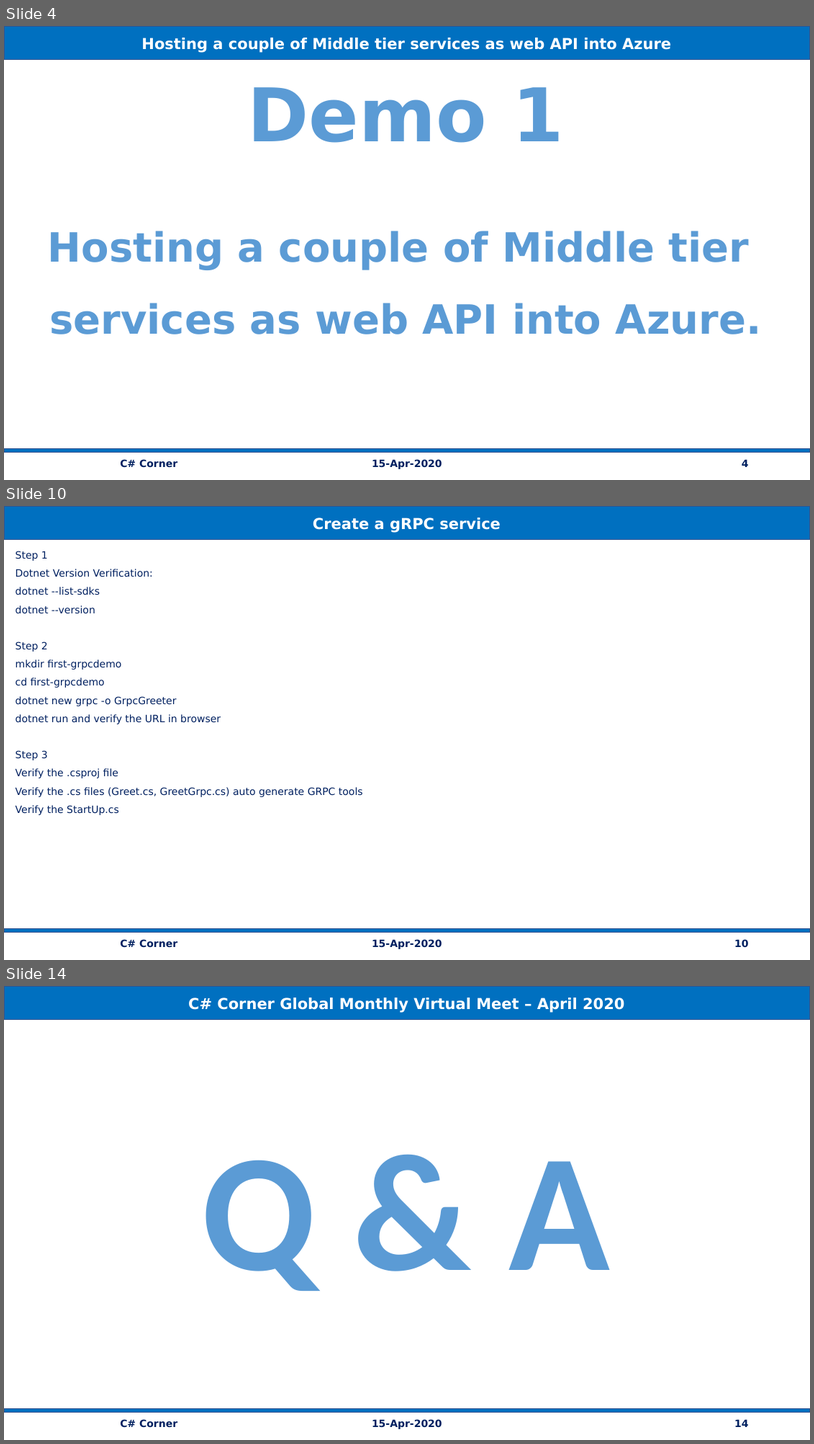
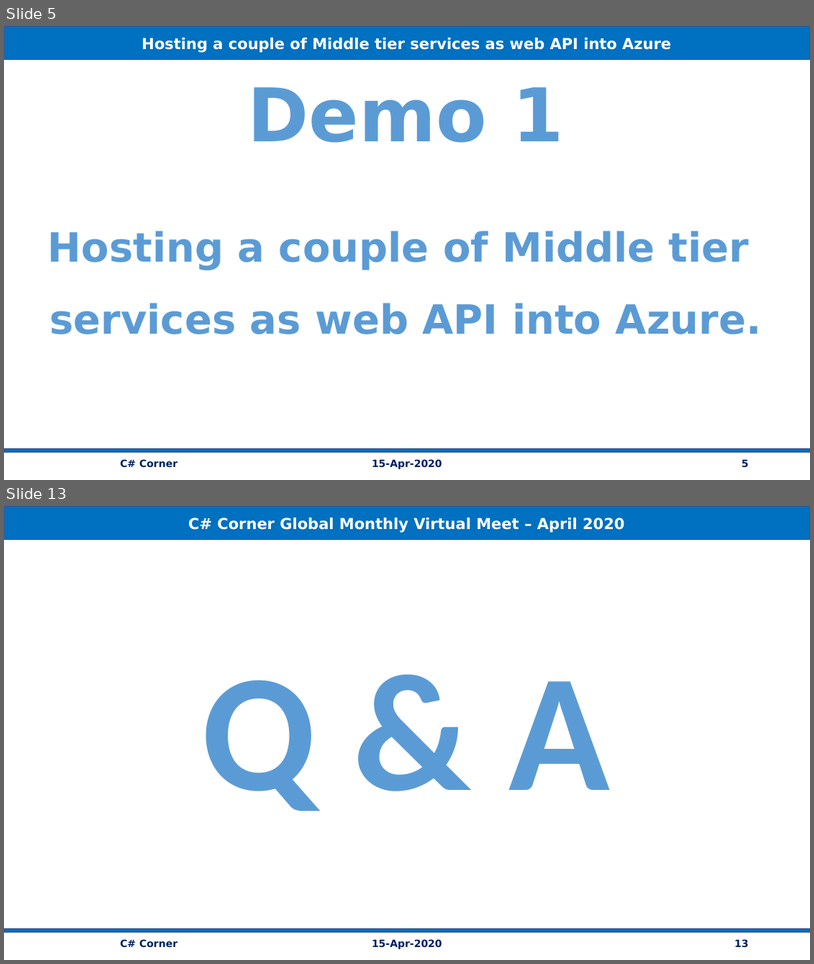
Before and after one commit to vishipayyallore/speaker_series, a slide deck: Azure/15Apr2020_BFF_ApiMgt/Documentation/BackEndForFrontEnd_AzureAPIMgt.pptx. Shown one above the other, each under a label of ours: slides 4, 10 and 14 before the commit, slides 5 and 13 after it; the slides between them are not shown. The pictures are 814x1444 and 814x964 pixels, drawn with LibreOffice and Linux fonts; fonts in the diff are those of the drawing. Boxes give left, top, right and bottom in pixels: in the first picture for what was removed or moved away, otherwise in the second. Text is boxed around its words. In the diff, an @@ line names an element or a change of style, - is before the commit and + after.

```diff
--- a/Azure/15Apr2020_BFF_ApiMgt/Documentation/BackEndForFrontEnd_AzureAPIMgt.pptx
+++ b/Azure/15Apr2020_BFF_ApiMgt/Documentation/BackEndForFrontEnd_AzureAPIMgt.pptx
@@ slide 10 removed at (4,506,810,960), background #FFFFFF @@
@@ rectangle removed at (4,507,810,539) @@
-Create a gRPC service
@@ text removed at (16,551,363,815) @@
-Step 1
-Dotnet Version Verification:
-dotnet --list-sdks
-dotnet --version
-Step 2
-mkdir first-grpcdemo
-cd first-grpcdemo
-dotnet new grpc -o GrpcGreeter
-dotnet run and verify the URL in browser
-Step 3
-Verify the .csproj file
-Verify the .cs files (Greet.cs, GreetGrpc.cs) auto generate GRPC tools
-Verify the StartUp.cs
@@ rectangle removed at (4,928,810,932) @@
@@ text removed at (120,939,178,947) @@
-C# Corner
@@ text removed at (372,939,442,949) @@
-15-Apr-2020
@@ page number removed at (735,939,748,947) @@
-10
@@ what was slide 4 is now slide 5 @@
@@ page number at (742,459,749,467): text changed @@
-4
+5
@@ what was slide 14 is now slide 13 @@
@@ page number at (735,939,748,947): text changed @@
-14
+13
```
Also in this commit, not shown: 6 slides changed, 4 slides added, 4 other slides removed, 1 other file.
